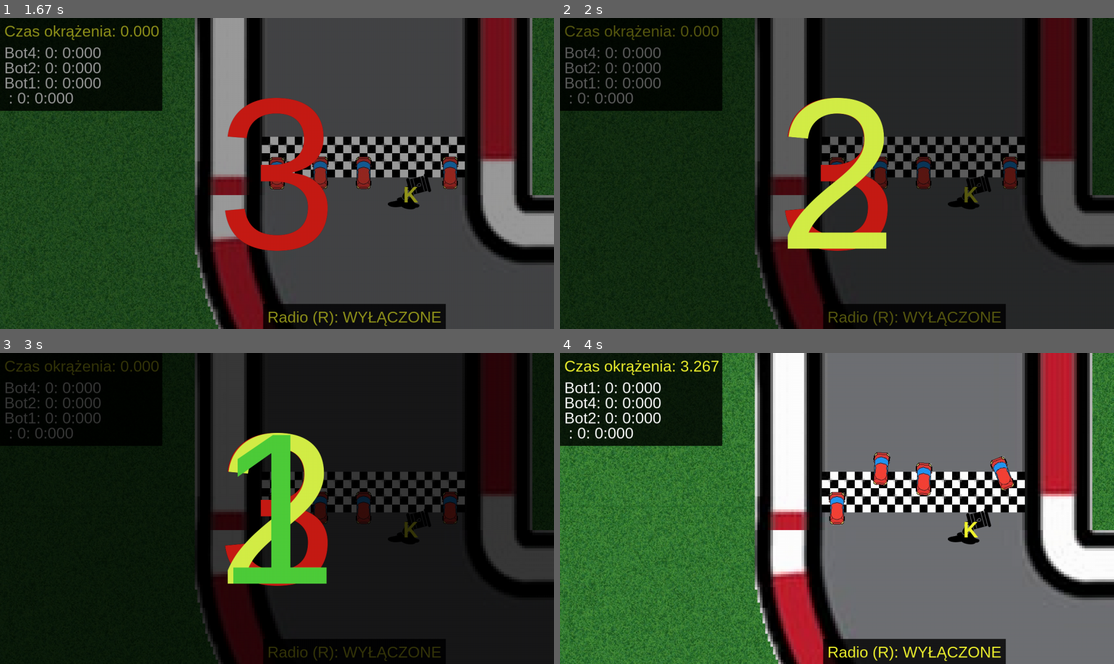
Above: before the commit, frames 1-4 (two rows, left to right).
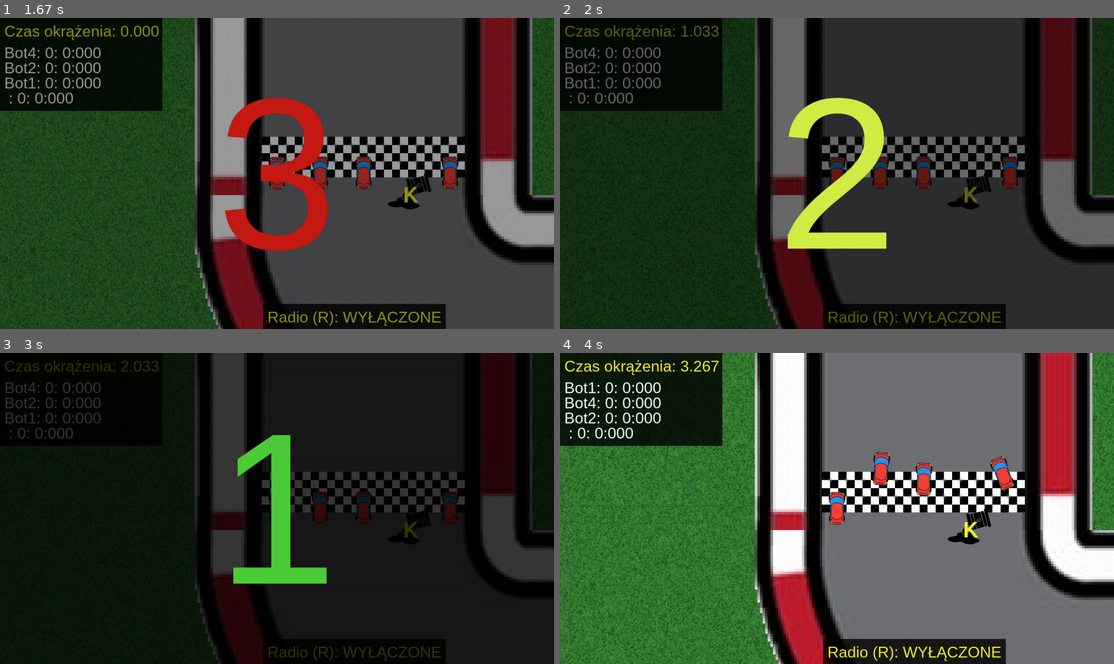
Above: after the commit, the same moments.

Repository: PiotrFurtak/Motorola
Game: pygame game, started from Main.py
Two runs of this game, one before a commit and one after it. Both use one fixed random seed, a clock stepped at 60 frames per second and the inputs below.
Inputs (mouse positions are in pixels of both pictures, inside the frame that each line leads up to):
- Up to frame 1 (1.67 s): tap Space at 0.33 s; click (277, 257) at 0.72 s; tap Left at 1.5 s
- Up to frame 2 (2 s): no input
- Up to frame 3 (3 s): click (132, 393) at 2.52 s
- Up to frame 4 (4 s): no input

Frame 1 is identical in both runs. In frame 2, 1.3% of the frame differs, in the area x 21-60%, y 2-75%; in frame 3, 2.9%, in the area x 21-60%, y 3-75%; in frame 4, nothing differs.

Commit message:
Odliczanie, finalne poprawki w samochodach

Diff:
--- a/Car.py
+++ b/Car.py
@@ -154,10 +154,10 @@
         amount = len(self.track)
         possible_id = ((self.tile_id-1)%amount, self.tile_id, (self.tile_id+1)%amount) # Patrzymy na sąsiednie pola toru
         if True in [self.isColliding(self.track[id-1]) for id in possible_id]: # Sprawdzamy kolizje
-            self.back()              #
-            self.Xvelocity = -dx*1.5 # Cofamy i odbijamy samochód
-            self.Yvelocity = -dy*1.5 #
-            self.drift = 100         # Ustawiamy też ślizg na maksa (Niestety nie działa tak jakbym chciał :(      )
+            self.back()              # Cofamy smochód
+            self.Xvelocity = -self.velocity*cos(radians(self.angle)) # Odbijamy jego prędkości
+            self.Yvelocity = -self.velocity*sin(radians(self.angle)) #
+            self.drift = 100         # Ustawiamy też ślizg na maksa
 
     def back(self):
         self.set_position(self.last_pos[0:2]) # Cofamy do zapisanej pozycji
--- a/Game.py
+++ b/Game.py
@@ -72,20 +72,22 @@
         self.player.get_pressed_keys(self.pressed_keys) # Wysyłamy autu gracza informację o klawiszach
 
     def countdown(self):
-        surface = pygame.surface.Surface((self.WINDOW_WIDTH,self.WINDOW_HEIGHT),pygame.SRCALPHA)
+        surface = pygame.surface.Surface((self.WINDOW_WIDTH,self.WINDOW_HEIGHT),pygame.SRCALPHA) # Półprzeźroczysta powierzchnia
         font = pygame.font.SysFont("bahnschrift", 500)
-        three = font.render("3",True,(198, 27, 21))
-        two = font.render("2",True,(212, 238, 71))
-        one = font.render("1",True,(78, 205, 58))
-        counting = (three,two,one)
-        pygame.draw.rect(surface,(0,0,0,100),(0,0,self.WINDOW_WIDTH,self.WINDOW_HEIGHT))
-        for x in counting:
-            surface.blit(x,(self.WINDOW_WIDTH//2-x.get_width()//2,self.WINDOW_HEIGHT//2-x.get_height()//2))
-            self.window.blit(surface,(0,0))
-            pygame.display.update()
-            sleep(1)
-
-        self.is_countdown_finished = True
+        three = font.render("3",True,(198, 27, 21))  #
+        two = font.render("2",True,(212, 238, 71))   # Odpowiednie napisy
+        one = font.render("1",True,(78, 205, 58))    #
+        for i,x in enumerate((three,two,one)):
+            pygame.draw.rect(surface,(0,0,0,100+50*i),(0,0,self.WINDOW_WIDTH,self.WINDOW_HEIGHT)) # Z każdą sekundą ciemniej
+            surface.blit(x,(self.WINDOW_WIDTH//2-x.get_width()//2,self.WINDOW_HEIGHT//2-x.get_height()//2)) # Centrujemy liczbę na powierzchni
+            self.window.blit(surface,(0,0)) # Wyrzucamy na ekran
+            pygame.display.update() # Uaktualniamy
+            sleep(1) # Czekamy sekundę
+            self.window.fill(self.WHITE) # Czyścimy ekran
+            self.draw() # Rysujmy wszystko z powrotem
+
+        pygame.display.update() # Uaktualniamy
+        self.is_countdown_finished = True # Zmienna =True powoduje, że nigdy więcej ta funkcja się nie wywoła
 
 
     def draw(self): # Funkcja rysująca wszystko na ekranie
@@ -142,8 +144,6 @@
         if oil_text == "0": oil_text = "K"
         oil_cooldown = self.bigger_font.render(oil_text,True,self.YELLOW)
         surface.blit(oil_cooldown,(self.WINDOW_WIDTH*7//10+35,self.WINDOW_HEIGHT//2+27))
-
-
 
         self.window.blit(surface,(0,0)) # Na końcu rysujemy pomocniczą powierzchnię na rzeczywistym ekranie
 
@@ -224,5 +224,5 @@
 
             self.draw() # Rysujemy wszystko co mamy narysować
             pygame.display.update() # Aktualizacja na ekranie
-            if not self.is_countdown_finished: self.countdown()
+            if not self.is_countdown_finished: self.countdown() # Wywołaj funkcję tylko jeśli jej nie wywoływaliśmy wcześniej
             self.clock.tick(60) # Ustawiamy FPS na 60
--- a/Main.py
+++ b/Main.py
@@ -10,7 +10,6 @@
 startButton = Button(window,(WINDOW_WIDTH//2,WINDOW_HEIGHT//1.3),BUTTON)
 player_nick = ""
 scores = []
-
 
 
 def start_game():
--- a/ai.py
+++ b/ai.py
@@ -67,7 +67,7 @@
                     value = -0.03*(y)**2+150+x # W przeciwnym razie jedź środkiem
 
                 value += self.is_next_lap(self.find_tile(coords)) * 100000
-                if abs(y) > 30: value -= 200000 # No i spróbuj nie wpieprzać się w bariery...
+                if abs(y) > 25: value -= 200000 # No i spróbuj nie wpieprzać się w bariery...
 
         return value
 
